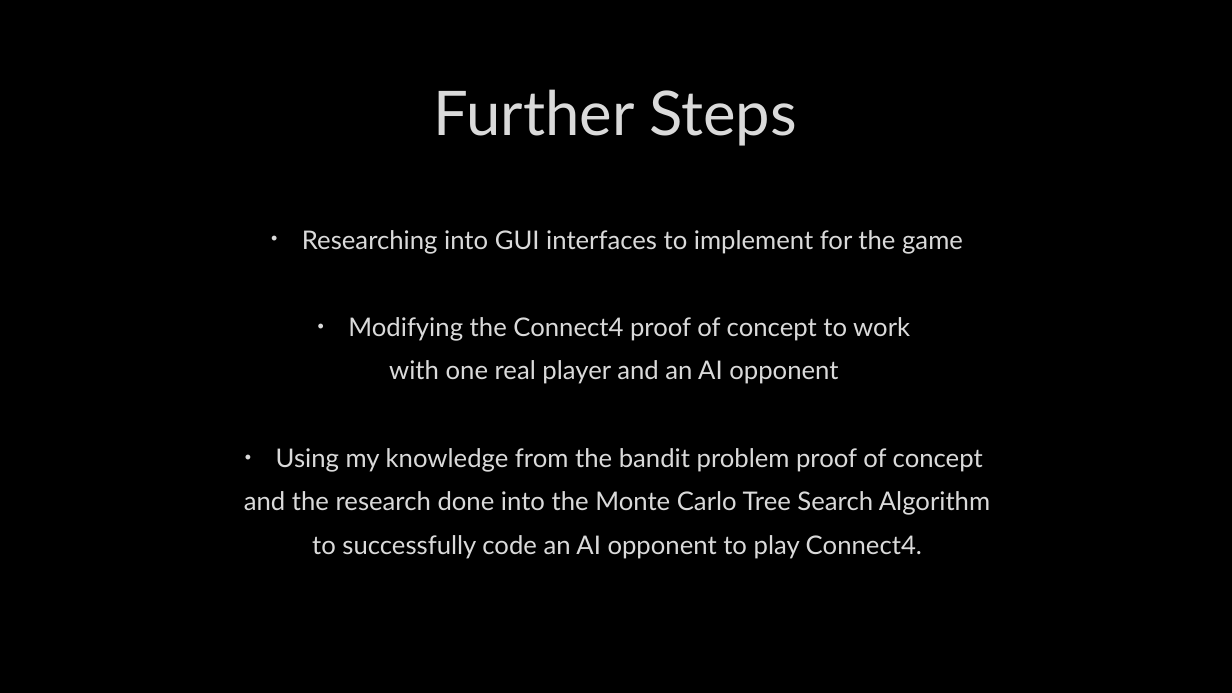
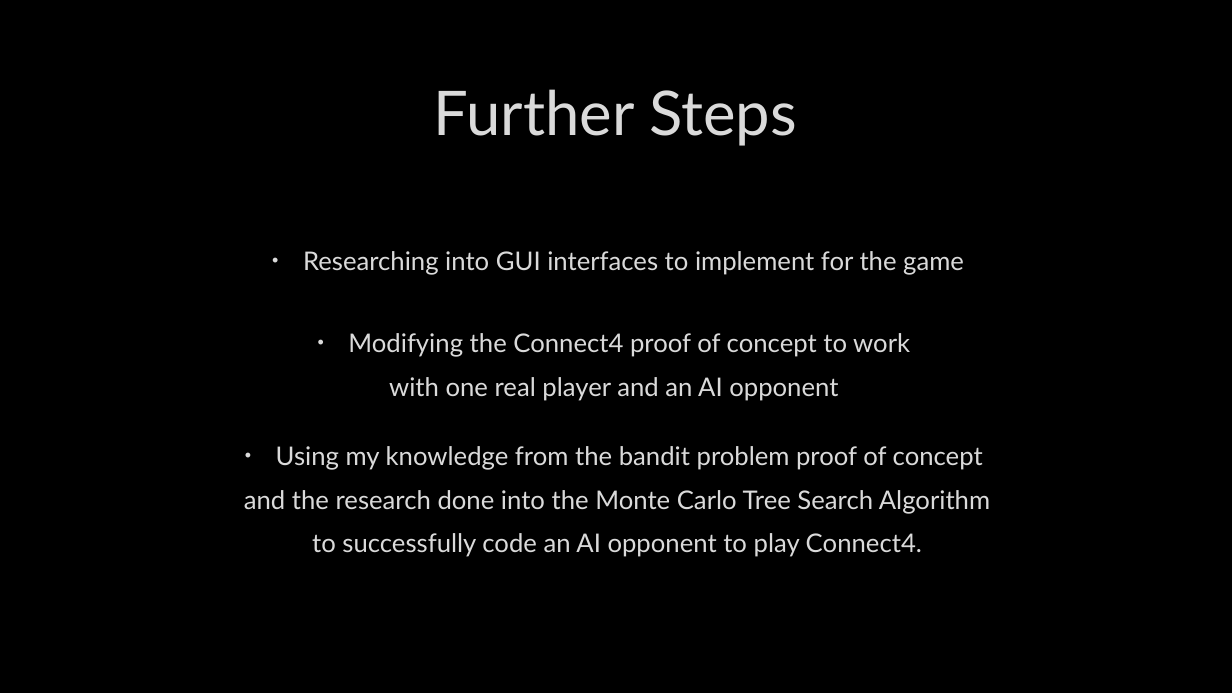
Before and after one commit to DanciuA004/Year3Project, a slide deck: slide 7 of documents/Interim Presentation.pptx. Drawn at 1232x693 pixels with LibreOffice and Linux fonts; fonts in the diff are those of the drawing; background and template pictures are left out. Boxes give left, top, right and bottom in pixels: in the first picture for what was removed or moved away, otherwise in the second. Text is boxed around its words. In the diff, an @@ line names an element or a change of style, - is before the commit and + after.

```diff
--- a/documents/Interim Presentation.pptx
+++ b/documents/Interim Presentation.pptx
@@ text at bbox=[302, 230, 963, 384]: paragraphs removed @@
-• Researching into GUI interfaces to implement for the game
-• Modifying the Connect4 proof of concept to work
-with one real player and an AI opponent
@@ text added at bbox=[303, 251, 964, 275], 20 pt, text #DADADA @@
+• Researching into GUI interfaces to implement for the game
@@ text added at bbox=[348, 333, 910, 401], 20 pt, text #DADADA @@
+• Modifying the Connect4 proof of concept to work
+with one real player and an AI opponent
@@ text "Using my knowledge from the ...": place and size @@
-text "Using my knowledge from the ..." at bbox=[244, 230, 990, 559]
+text "Using my knowledge from the ..." at bbox=[244, 446, 990, 557]
```
Also in this commit, not shown: 1 other slide changed.
